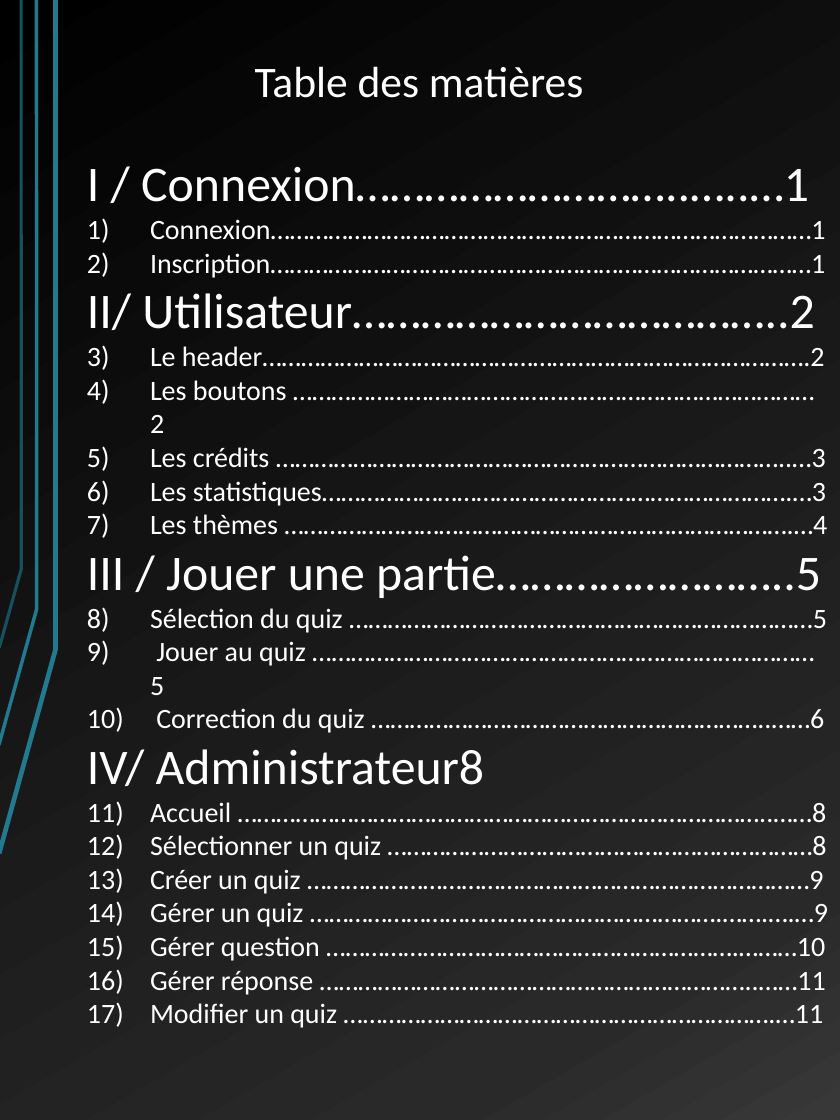
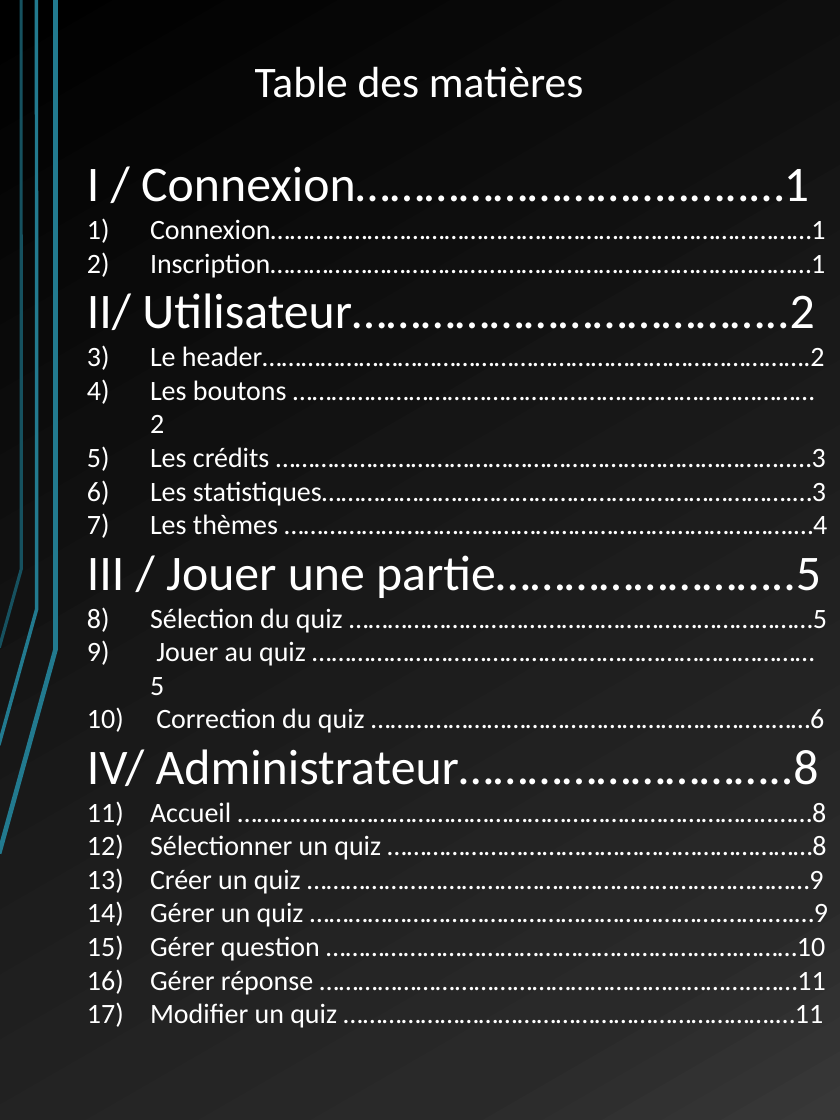
Before and after one commit to LordAlbas/warquiz, a slide deck: slide 2 of Docs/manuel utilisateur WQ.pptx. Drawn at 840x1120 pixels with LibreOffice and Linux fonts; fonts in the diff are those of the drawing. Boxes give left, top, right and bottom in pixels: in the first picture for what was removed or moved away, otherwise in the second. Text is boxed around its words. In the diff, an @@ line names an element or a change of style, - is before the commit and + after.

```diff
--- a/Docs/manuel utilisateur WQ.pptx
+++ b/Docs/manuel utilisateur WQ.pptx
@@ text at (x1=87, y1=749, x2=819, y2=786): text changed @@
-IV/ Administrateur8
+IV/ Administrateur………………………..8
```
Also in this commit, not shown: 6 other slides changed.
